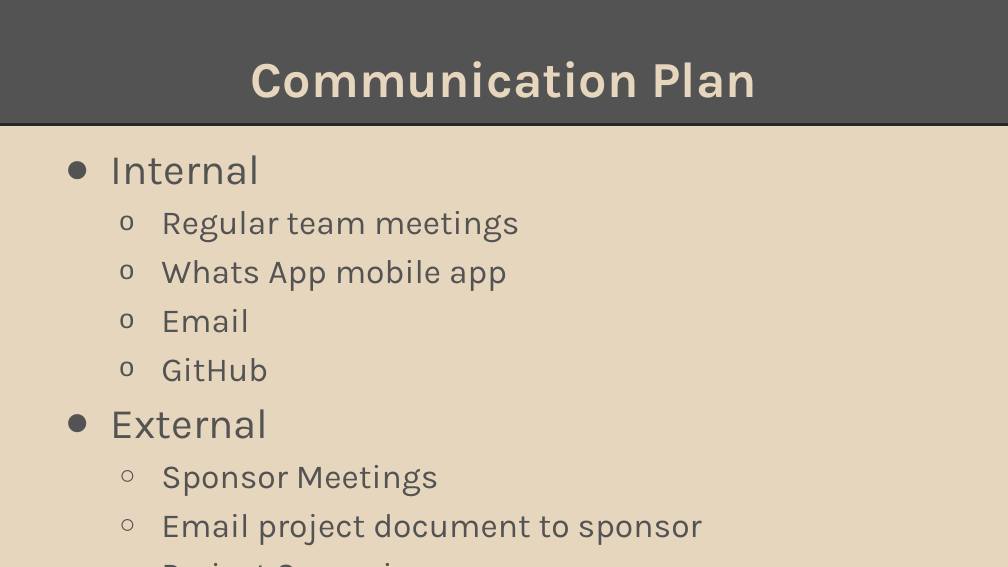
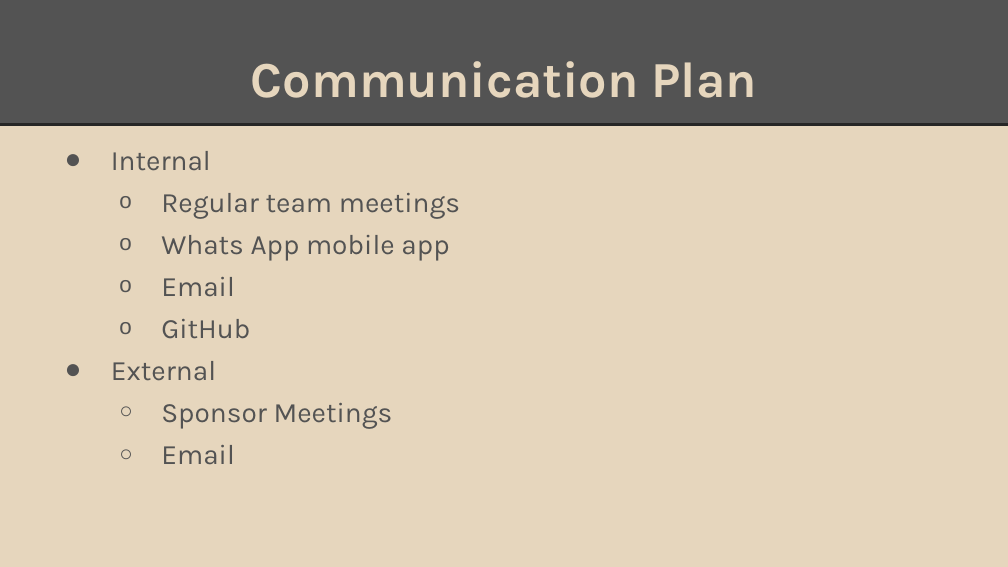
Before and after one commit to Sinmara/Senior-Design, a slide deck: slide 9 of Presentations/Project Charter Presentation.pptx (slide 21 before the commit). Drawn at 1008x567 pixels with LibreOffice and Linux fonts; fonts in the diff are those of the drawing. Boxes give left, top, right and bottom in pixels: in the first picture for what was removed or moved away, otherwise in the second. Text is boxed around its words. In the diff, an @@ line names an element or a change of style, - is before the commit and + after.

```diff
--- a/Presentations/Project Charter Presentation.pptx
+++ b/Presentations/Project Charter Presentation.pptx
@@ text at box(111, 151, 460, 429): size 30 to 20 pt in "Internal", "External"; size 24 to 20 pt in "Regular team meetings", "Whats App mobile app", "Email", "GitHub" and 1 more places @@
@@ text at box(161, 445, 235, 465): text changed; size 24 to 20 pt @@
-  ○ Email project document to sponsor
-  ○ Project Supervisor
+  ○ Email
```
Also in this commit, not shown: 9 other slides changed, 5 slides added, 6 slides removed.
